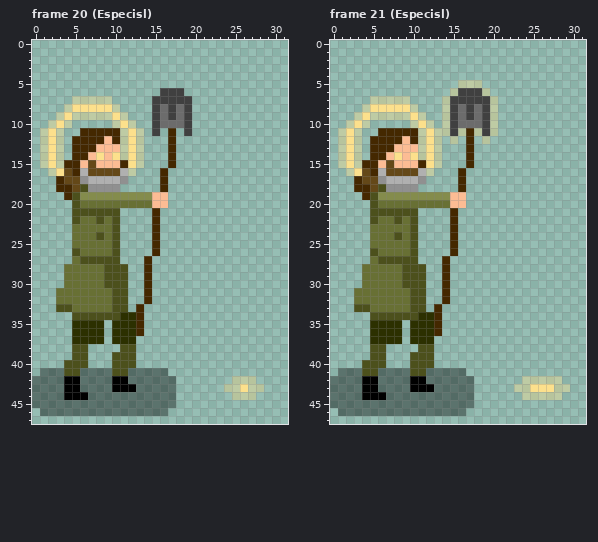
Pixel-art file: Arte/San_Isidro_Full.aseprite. Above, as it was before the edit.
32x48 pixels, 28 frames. Colours within 5 levels of each other are drawn and written as one. Shown: frame 20 (Especisl), frame 21 (Especisl). The commit also changed other frames, which this record leaves out.
The same view after the edit:
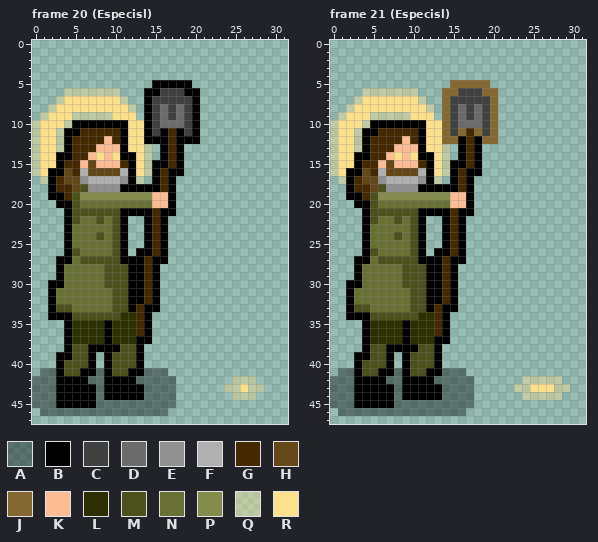
Palette (. is transparent): A #00000065  B #000000  C #404040  D #6c6c6c  E #909090  F #b0b0b0  G #442800  H #644818  J #846830  K #fcbc94  L #2c3000  M #4c501c  N #687034  P #848c4c  Q #fce08c65  R #fce08c
The edit:
Changed rows in their new state; - is an unchanged pixel.
Frame 20 (Especisl), layers "Layer 3 Copy", "Layer 5":
first column x 0:
 5 ---------------BBBBB-
 6 ----QQQQQQQ---BB---BB
 7 ---QRRRRRRRQ--B-----B
 8 --QRR-----RRQ-B-----B
 9 -QRR-------RR-B-----B
10 QRR--BBBBBBBRRB-----B
11 QR--BB-----B-RB-B-B-B
12 QR--B------B-RBBB-BBB
13 QR--B------B-RQ-B-B--
14 QR-BB------BBRQ-B-B--
15 QR-B--------BRQBB-B--
16 QRBB--------BRQB-BB--
17 -QB---------BQ-B-B---
18 --B--------BBBBB-B---
19 --BB-------------B---
20 ---BB------------B---
21 ----B------BBBB-BB---
22 ----B------B--B-B----
23 ----B------B--B-B----
24 ----B------B--B-B----
25 ----B------B--B-B----
26 ----B------B-BB-B----
27 ---BB------BBB-BB----
28 ---B--------BB-B-----
29 ---B--------BB-B-----
30 --BB--------BB-B-----
31 --B---------BB-B-----
32 --B---------BB-B-----
33 --B---------B-BB-----
34 --BBB---------B------
35 ----B----B----B------
36 ----B----B----B------
37 ----B----B---BB------
38 ----B--BBBB--B-------
39 ---BB--B-B---B-------
40 ---B---B-B---B-------
41 ---B--BB-B--BB-------
42 ---B--B--B--B--------
43 ---B--BB-B---B-------
44 ---B---B-BBBBB-------
45 ---BBBBB-------------
Frame 21 (Especisl), layers "Layer 3 Copy", "Layer 5":
first column x 0:
 5 ---------------JJJJJ-
 6 ----QQQQQQQ---JJ---JJ
 7 ---QRRRRRRRQ--J-----J
 8 --QRR-----RRQ-J-----J
 9 -QRR-------RR-J-----J
10 QRR--BBBBBBBRRJ-----J
11 QR--BB-----B-RJ-J-J-J
12 QR--B------B-RJJB-BJJ
13 QR--B------B-RQ-B-B--
14 QR-BB------BBRQ-B-B--
15 QR-B--------BRQBB-B--
16 QRBB--------BRQB-BB--
17 -QB---------BQ-B-B---
18 --B--------BBBBB-B---
19 --BB-------------B---
20 ---BB------------B---
21 ----B------BBBB-BB---
22 ----B------B--B-B----
23 ----B------B--B-B----
24 ----B------B--B-B----
25 ----B------B--B-B----
26 ----B------B-BB-B----
27 ---BB------BBB-BB----
28 ---B--------BB-B-----
29 ---B--------BB-B-----
30 --BB--------BB-B-----
31 --B---------BB-B-----
32 --B---------BB-B-----
33 --B---------B-BB-----
34 --BBB---------B------
35 ----B----B----B------
36 ----B----B----B------
37 ----B----B---BB------
38 ----B--BBBB--B-------
39 ---BB--B-B---B-------
40 ---B---B-B---B-------
41 ---B--BB-B--BB-------
42 ---B--B--B--B--------
43 ---B--BB-B---B-------
44 ---B---B-BBBBB-------
45 ---BBBBB-------------
Where, in picture pixels (left, top, right, bottom), the same in both pictures:
changed: (32, 80, 200, 408)
changed: (330, 80, 498, 408)
